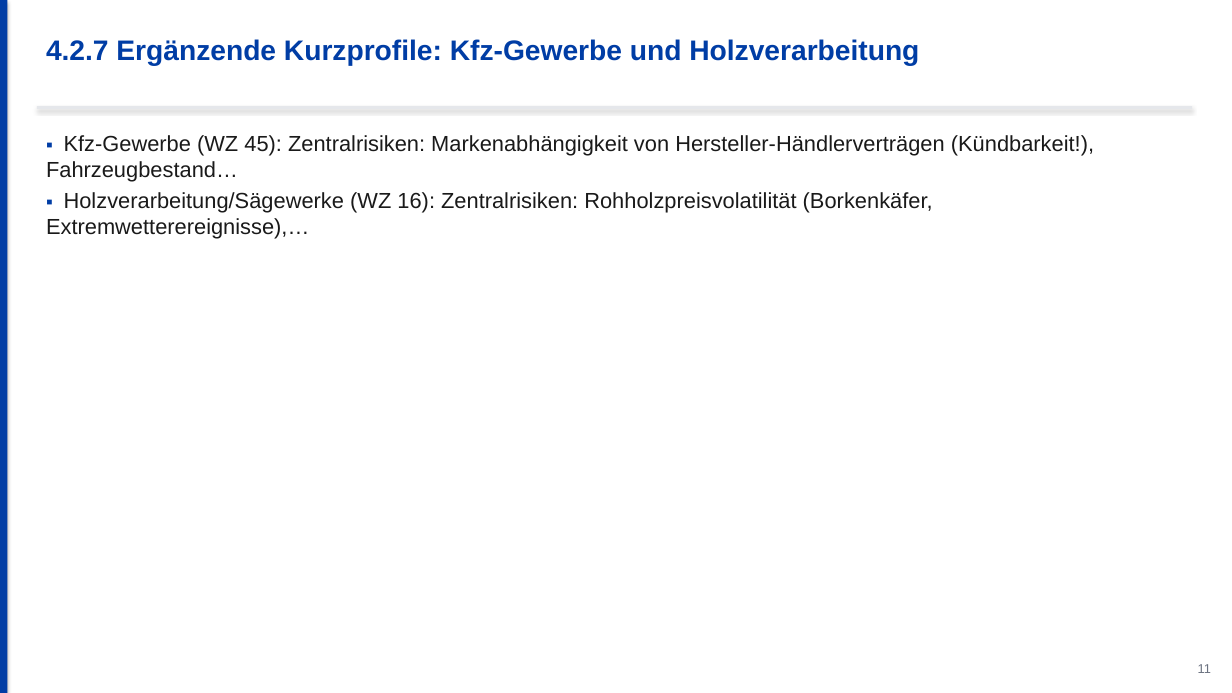
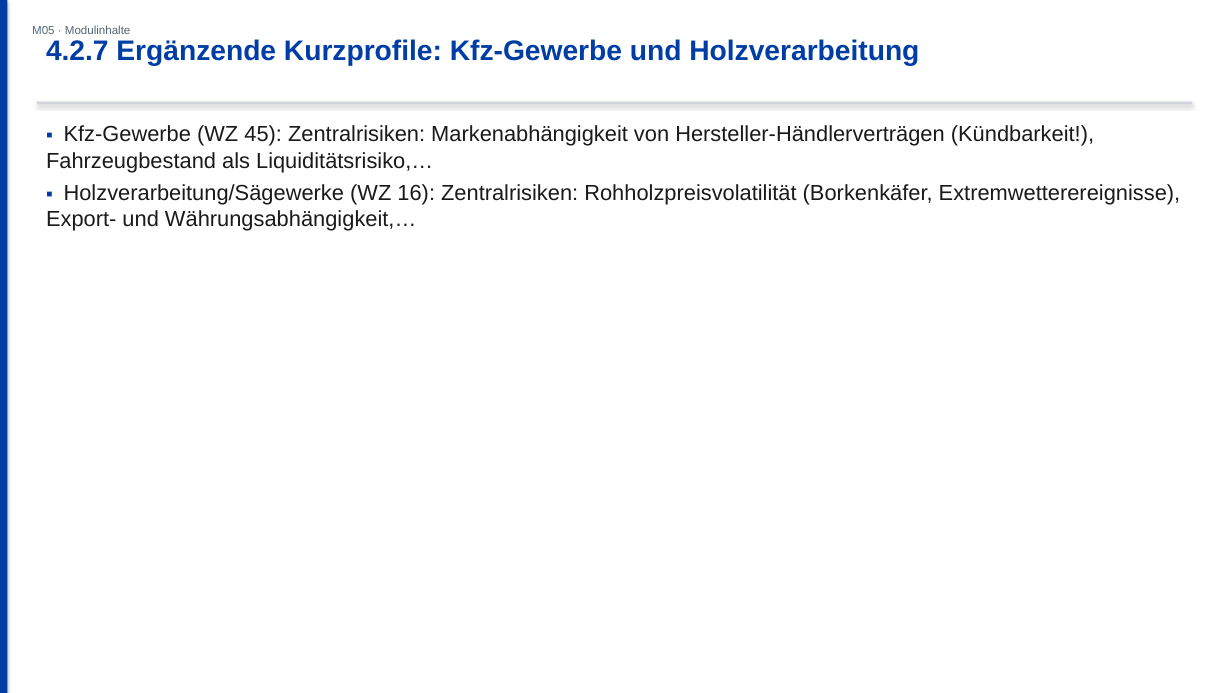
Before and after one commit to ck5rqc47pr-byte/firmenkundenakademie-online, a slide deck: slide 18 of public/downloads/praesentation/M05.pptx (slide 13 before the commit). Drawn at 1232x693 pixels with LibreOffice and Linux fonts; fonts in the diff are those of the drawing. Boxes give left, top, right and bottom in pixels: in the first picture for what was removed or moved away, otherwise in the second. Text is boxed around its words. In the diff, an @@ line names an element or a change of style, - is before the commit and + after.

```diff
--- a/public/downloads/praesentation/M05.pptx
+++ b/public/downloads/praesentation/M05.pptx
@@ text added at <box>32,25,131,34</box>, 9 pt, text #556575 @@
+M05 · Modulinhalte
@@ rectangle: place and size @@
-rectangle at <box>37,106,1192,109</box>
+rectangle at <box>37,102,1192,104</box>
@@ rectangle at <box>37,102,1192,104</box>: fill #E5E7EB to #D1D5DB @@
@@ text at <box>46,125,1181,231</box>: text changed @@
-▪ Kfz-Gewerbe (WZ 45): Zentralrisiken: Markenabhängigkeit von Hersteller-Händlerverträgen (Kündbarkeit!), Fahrzeugbestand…
-▪ Holzverarbeitung/Sägewerke (WZ 16): Zentralrisiken: Rohholzpreisvolatilität (Borkenkäfer, Extremwetterereignisse),…
+▪ Kfz-Gewerbe (WZ 45): Zentralrisiken: Markenabhängigkeit von Hersteller-Händlerverträgen (Kündbarkeit!), Fahrzeugbestand als Liquiditätsrisiko,…
+▪ Holzverarbeitung/Sägewerke (WZ 16): Zentralrisiken: Rohholzpreisvolatilität (Borkenkäfer, Extremwetterereignisse), Export- und Währungsabhängigkeit,…
@@ text removed at <box>1198,664,1211,673</box> @@
-11
```
Also in this commit, not shown: 15 other slides changed, 15 slides added, 8 slides removed, 23 other files.
